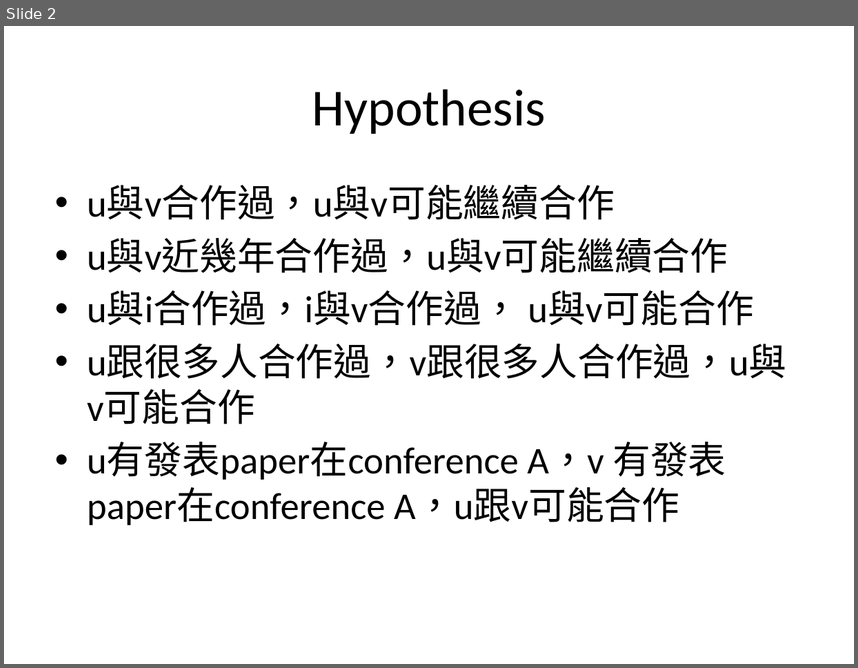
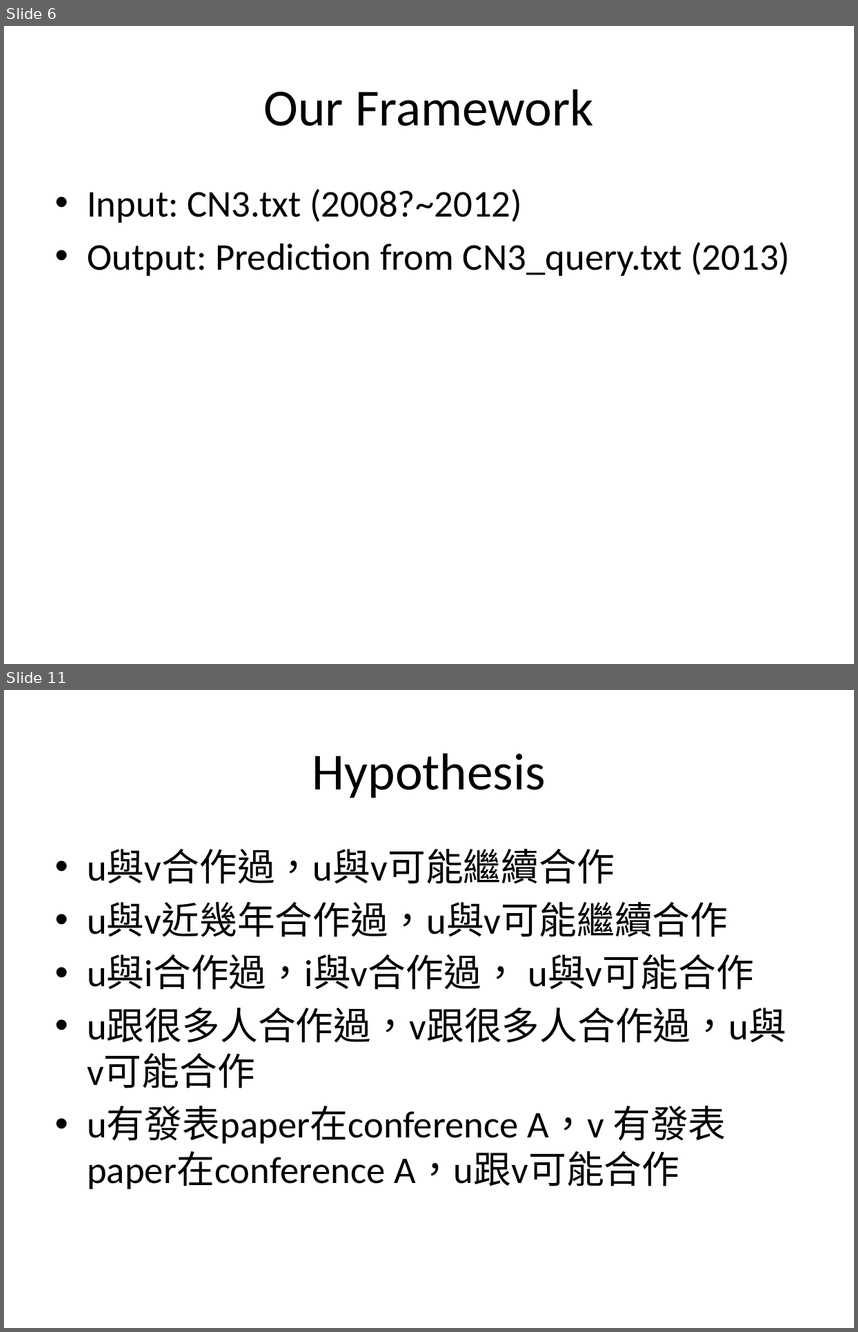
Before and after one commit to yftung7/2014_DM_Project, a slide deck: Project/Readme_v2.pptx. Shown one above the other, each under a label of ours: slide 2 before the commit, slides 6 and 11 after it; the slides between them are not shown. The pictures are 858x668 and 858x1332 pixels, drawn with LibreOffice and Linux fonts; fonts in the diff are those of the drawing. Boxes give left, top, right and bottom in pixels: in the first picture for what was removed or moved away, otherwise in the second. Text is boxed around its words. In the diff, an @@ line names an element or a change of style, - is before the commit and + after.

```diff
--- a/Project/Readme_v2.pptx
+++ b/Project/Readme_v2.pptx
@@ slide 6 added at (4,26,854,664), background #FFFFFF @@
@@ title added at (263,89,594,126), 44 pt, text #000000 @@
+Our Framework
@@ text added at (87,189,790,276), 32 pt, text #000000 @@
+• Input: CN3.txt (2008?~2012)
+• Output: Prediction from CN3_query.txt (2013)
@@ what was slide 2 is now slide 11 @@
```
Also in this commit, not shown: 9 other slides added, 1 slide removed.
